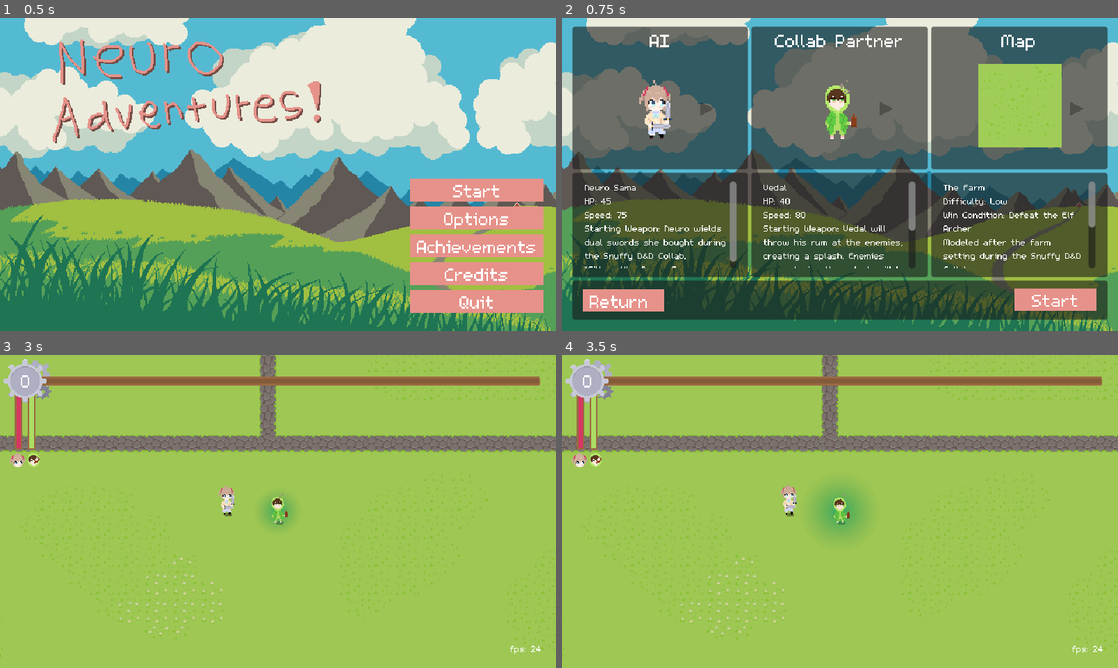
Above: before the commit, frames 1-4 (two rows, left to right).
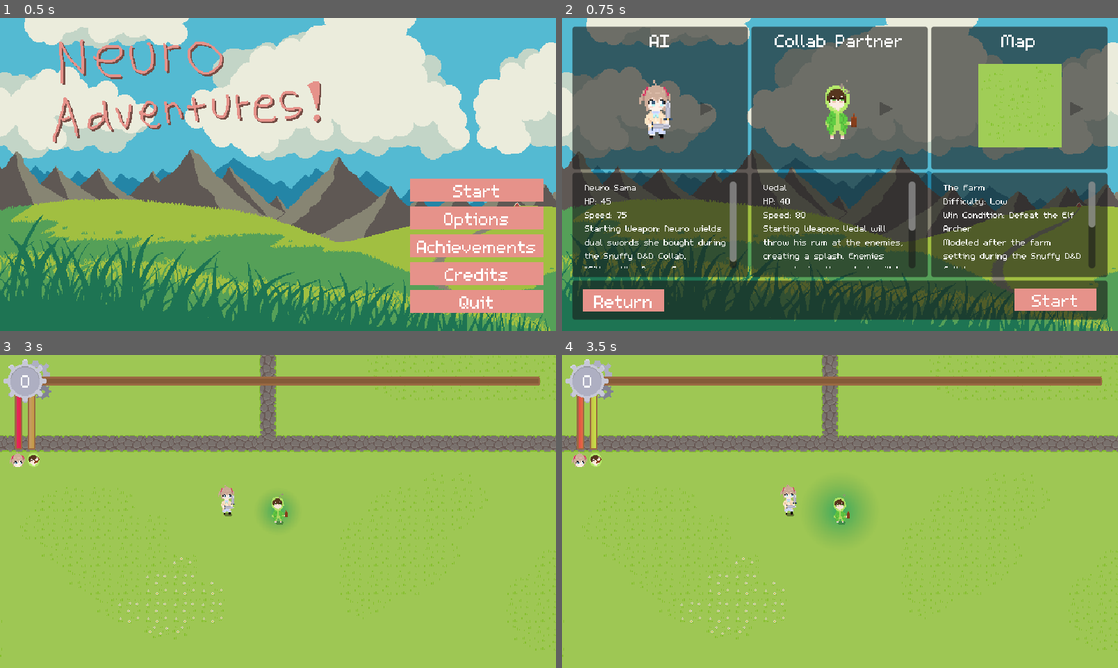
Above: after the commit, the same moments.

Repository: KotgeDev/Neuro-Adventures
Game: Godot game, scene res://scenes/ui/menu.tscn
Same seed, same stepped clock (60 frames per second), same inputs: the game is played once before the commit and once after it.
Inputs:
- Up to frame 1 (0.5 s): no input
- Up to frame 2 (0.75 s): click "Start" at 0.5 s
- Up to frame 3 (3 s): click "Return" at 1.25 s; click "Start" at 2 s; click "Start" at 2.75 s
- Up to frame 4 (3.5 s): no input

Frame 1 is identical in both runs. In frame 2, 0.2% of the frame differs, in the area x 5-17%, y 88-93%; in frame 3, 0.2%; in frame 4, 0.3%, in the area x 3-98%, y 13-96%.

Commit message:
v1.0 release build

Diff:
--- a/icon.svg
+++ /dev/null
@@ -1 +0,0 @@
-<svg height="128" width="128" xmlns="http://www.w3.org/2000/svg"><rect x="2" y="2" width="124" height="124" rx="14" fill="#363d52" stroke="#212532" stroke-width="4"/><g transform="scale(.101) translate(122 122)"><g fill="#fff"><path d="M105 673v33q407 354 814 0v-33z"/><path fill="#478cbf" d="m105 673 152 14q12 1 15 14l4 67 132 10 8-61q2-11 15-15h162q13 4 15 15l8 61 132-10 4-67q3-13 15-14l152-14V427q30-39 56-81-35-59-83-108-43 20-82 47-40-37-88-64 7-51 8-102-59-28-123-42-26 43-46 89-49-7-98 0-20-46-46-89-64 14-123 42 1 51 8 102-48 27-88 64-39-27-82-47-48 49-83 108 26 42 56 81zm0 33v39c0 276 813 276 813 0v-39l-134 12-5 69q-2 10-14 13l-162 11q-12 0-16-11l-10-65H447l-10 65q-4 11-16 11l-162-11q-12-3-14-13l-5-69z"/><path d="M483 600c3 34 55 34 58 0v-86c-3-34-55-34-58 0z"/><circle cx="725" cy="526" r="90"/><circle cx="299" cy="526" r="90"/></g><g fill="#414042"><circle cx="307" cy="532" r="60"/><circle cx="717" cy="532" r="60"/></g></g></svg>
--- a/project.godot
+++ b/project.godot
@@ -13,7 +13,7 @@
 config/name="Neuro Adventures!"
 run/main_scene="res://scenes/ui/menu.tscn"
 config/features=PackedStringArray("4.2", "GL Compatibility")
-config/icon="res://icon.svg"
+config/icon="res://windows_icon.png"
 
 [autoload]
 
--- a/scenes/enemies/enemy_scenes/kobold.tscn
+++ b/scenes/enemies/enemy_scenes/kobold.tscn
@@ -49,7 +49,7 @@
 [node name="Kobold" instance=ExtResource("1_frcrl")]
 SPEED = 40.0
 MAX_HEALTH = 4.0
-DAMAGE = 2.0
+DAMAGE = 3.0
 ATTACK_INTERVAL = 0.5
 
 [node name="Sprite2D" parent="." index="0"]
--- a/scenes/ui/character_choice_menu.tscn
+++ b/scenes/ui/character_choice_menu.tscn
@@ -260,7 +260,7 @@
 offset_top = 309.0
 offset_right = 121.0
 offset_bottom = 341.0
-text = "Return "
+text = "Return"
 script = ExtResource("4_q3rg1")
 
 [node name="StartButton" type="Button" parent="."]
--- a/scripts/interactive_objects/ntx_4090.gd
+++ b/scripts/interactive_objects/ntx_4090.gd
@@ -4,7 +4,7 @@
 @onready var notice = %Notice
 @onready var fan_spin_player = $FanSpinPlayer
 @onready var effect_player = $EffectPlayer
-@onready var upgrade_manager = get_tree().get_first_node_in_group("map").get_node("UpgradeManager") as UpgradeManager
+@onready var upgrade_manager
 
 var tween: Tween
 var in_range := false
@@ -12,6 +12,8 @@
 func _ready() -> void:
 	fan_spin_player.play("fan_spin")
 	effect_player.play("effect")
+
+	upgrade_manager = get_tree().get_first_node_in_group("map").get_node("UpgradeManager")
 
 # Called every frame. 'delta' is the elapsed time since the previous frame.
 func _process(delta: float) -> void:
--- a/scripts/options/saved_options.gd
+++ b/scripts/options/saved_options.gd
@@ -16,8 +16,8 @@
 	"window_mode": WindowMode.WINDOWED,
 	"sfx_volume": 1.0,
 	"music_volume": 1.0,
-	"fps_counter": true,
-	"full_health_effect": false
+	"fps_counter": false,
+	"full_health_effect": true
 }
 #endregion
 
--- a/scripts/ui/hud.gd
+++ b/scripts/ui/hud.gd
@@ -143,15 +143,15 @@
 	var status = AchievementManager.achievement_status
 	if not status[0]:
 		AchievementManager.add_achievement.emit(0)
-	if Globals.current_map == Globals.WhichMap.THE_FARM:
+	if Globals.current_map == Globals.WhichMap.THE_FARM and not status[1]:
 		AchievementManager.add_achievement.emit(1)
-	if not collab_partner.damaged_atleast_once:
+	if not collab_partner.damaged_atleast_once and not status[2]:
 		AchievementManager.add_achievement.emit(2)
-	if map.gymbag_drone_count >= 10 and map.swarm_max:
+	if map.gymbag_drone_count >= 10 and map.swarm_max and not status[3]:
 		AchievementManager.add_achievement.emit(3)
-	if map.raise_the_timer:
+	if map.raise_the_timer and not status[4]:
 		AchievementManager.add_achievement.emit(4)
-	if map.say_it_back_max and map.dual_strike_max:
+	if map.say_it_back_max and map.dual_strike_max and not status[5]:
 		AchievementManager.add_achievement.emit(5)
 
 func display_game_won() -> void:
--- a/scripts/upgrades/angel_wings.gd
+++ b/scripts/upgrades/angel_wings.gd
@@ -2,8 +2,8 @@
 
 @export var LV1_FIRE_RATE := 3.0
 @export var LV3_FIRE_RATE := 1.5
-@export var LV1_DAMAGE := 2.0
-@export var LV4_DAMAGE := 4.0
+@export var LV1_DAMAGE := 3.0
+@export var LV4_DAMAGE := 6.0
 @export var LV1_HIT_COUNT := 1
 @export var LV2_HIT_COUNT := 3
 
Not shown, changed: export_presets.cfg
Binary file added: windows_icon.png
Not shown, changed: windows_icon.png.import
